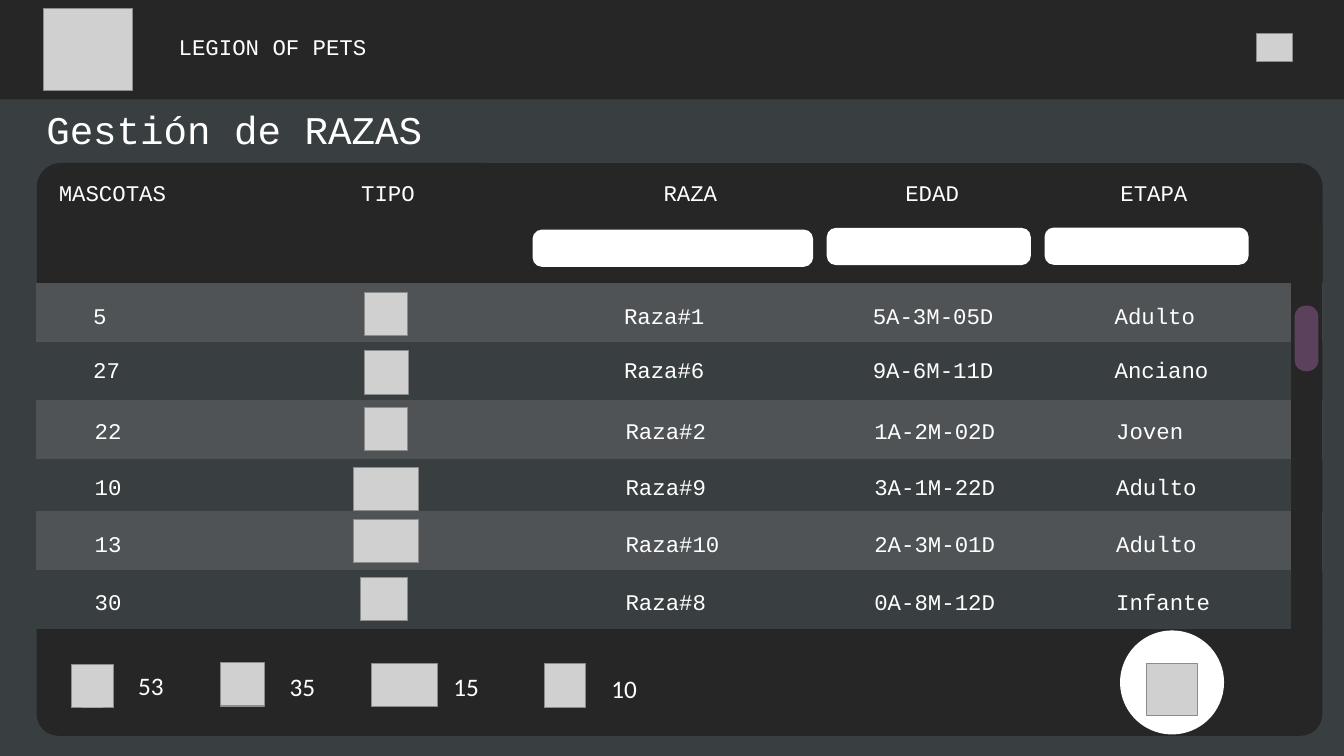
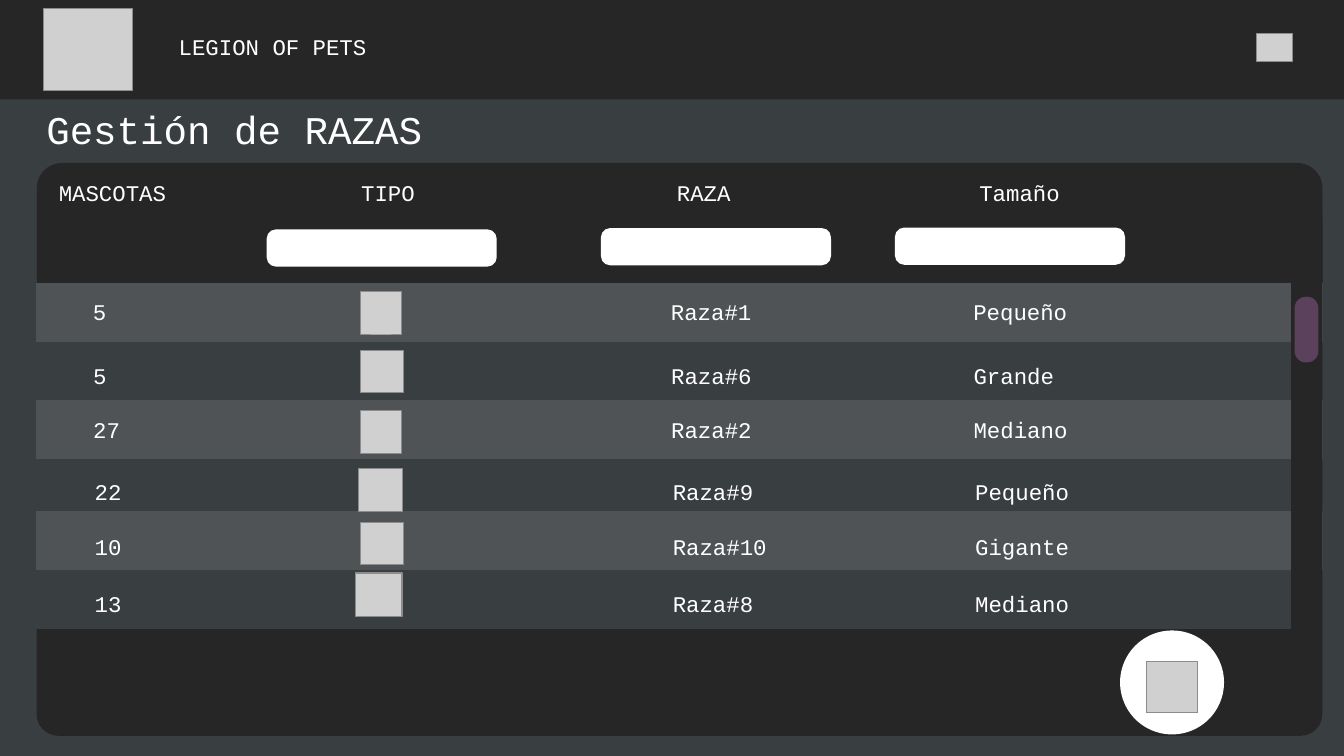
Before and after one commit to fafi-svg/App_web_vacunas, a slide deck: slide 21 of Documents_Desing/Diseños_veterinaria_vacunas.pptx. Drawn at 1344x756 pixels with LibreOffice and Linux fonts; fonts in the diff are those of the drawing; grey boxes stand for pictures; background and template pictures are left out. Boxes give left, top, right and bottom in pixels: in the first picture for what was removed or moved away, otherwise in the second. Text is boxed around its words. In the diff, an @@ line names an element or a change of style, - is before the commit and + after.

```diff
--- a/Documents_Desing/Diseños_veterinaria_vacunas.pptx
+++ b/Documents_Desing/Diseños_veterinaria_vacunas.pptx
@@ rounded rectangle: place and size @@
-rounded rectangle at [37,163,1324,307]
+rounded rectangle at [37,163,1324,315]
@@ text at [59,185,1059,202]: text changed @@
-MASCOTAS TIPO RAZA EDAD ETAPA
+MASCOTAS TIPO RAZA Tamaño
@@ rounded rectangle: place and size @@
-rounded rectangle at [1045,228,1249,265]
+rounded rectangle at [267,230,497,267]
@@ rounded rectangle: place and size @@
-rounded rectangle at [532,230,813,267]
+rounded rectangle at [601,228,831,265]
@@ rounded rectangle: place and size @@
-rounded rectangle at [827,228,1031,265]
+rounded rectangle at [895,228,1125,265]
@@ rounded rectangle: place and size @@
-rounded rectangle at [36,285,1323,629]
+rounded rectangle at [36,291,1323,628]
@@ picture: place and size @@
-picture at [365,292,407,336]
+picture at [360,291,401,335]
@@ rounded rectangle: place and size @@
-rounded rectangle at [1295,306,1319,371]
+rounded rectangle at [1295,296,1319,362]
@@ text at [93,304,1067,325]: text changed @@
-5 Raza#1 5A-3M-05D Adulto
+5 Raza#1 Pequeño
@@ picture added at [360,350,403,392] @@
@@ text at [93,368,1054,385]: text changed @@
-27 Raza#6 9A-6M-11D Anciano
+5 Raza#6 Grande
@@ picture: place and size @@
-picture at [365,407,407,451]
+picture at [360,410,401,454]
@@ text at [93,422,1068,438]: text changed @@
-22 Raza#2 1A-2M-02D Joven
+27 Raza#2 Mediano
@@ picture removed at [354,468,419,511] @@
@@ picture: place and size @@
-picture at [364,351,408,394]
+picture at [359,469,403,512]
@@ text at [95,484,1069,505]: text changed @@
-10 Raza#9 3A-1M-22D Adulto
+22 Raza#9 Pequeño
@@ text at [95,539,1069,560]: text changed @@
-13 Raza#10 2A-3M-01D Adulto
+10 Raza#10 Gigante
@@ picture: place and size @@
-picture at [354,519,419,563]
+picture at [360,522,403,565]
@@ text at [95,596,1069,613]: text changed @@
-30 Raza#8 0A-8M-12D Infante
+13 Raza#8 Mediano
@@ picture: place and size @@
-picture at [361,578,408,621]
+picture at [355,573,402,616]
@@ group removed at [72,662,637,708]: 4 pictures, 4 texts @@
-53
-35
-15
-10
```
Also in this commit, not shown: 5 other slides changed, 1 slide added, 1 slide removed, 19 other files.
